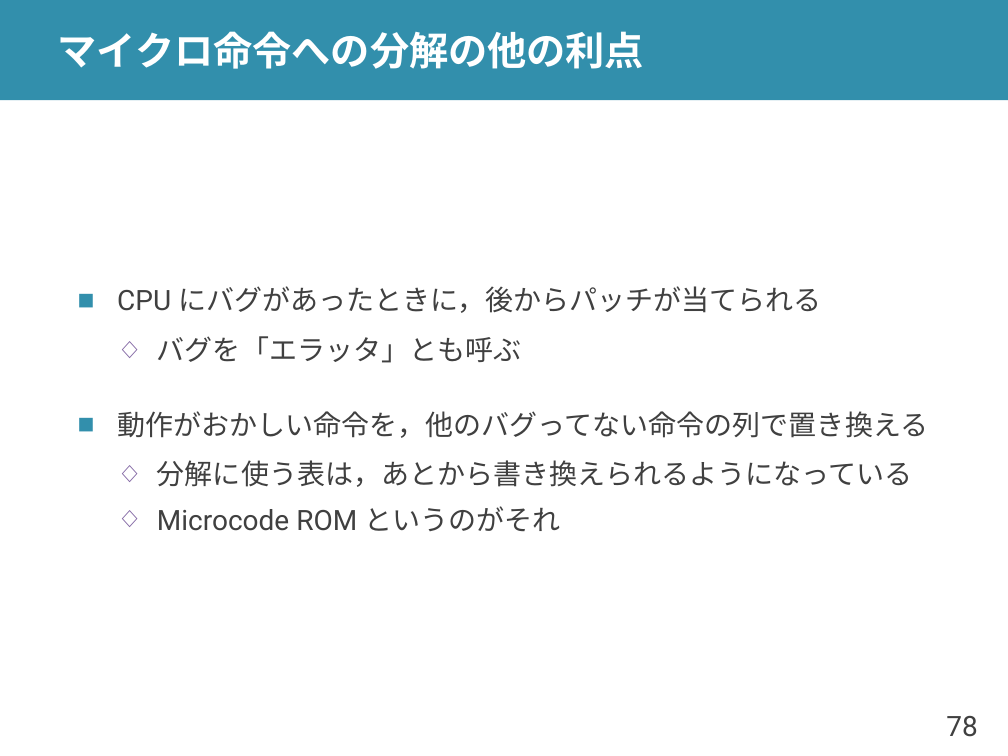
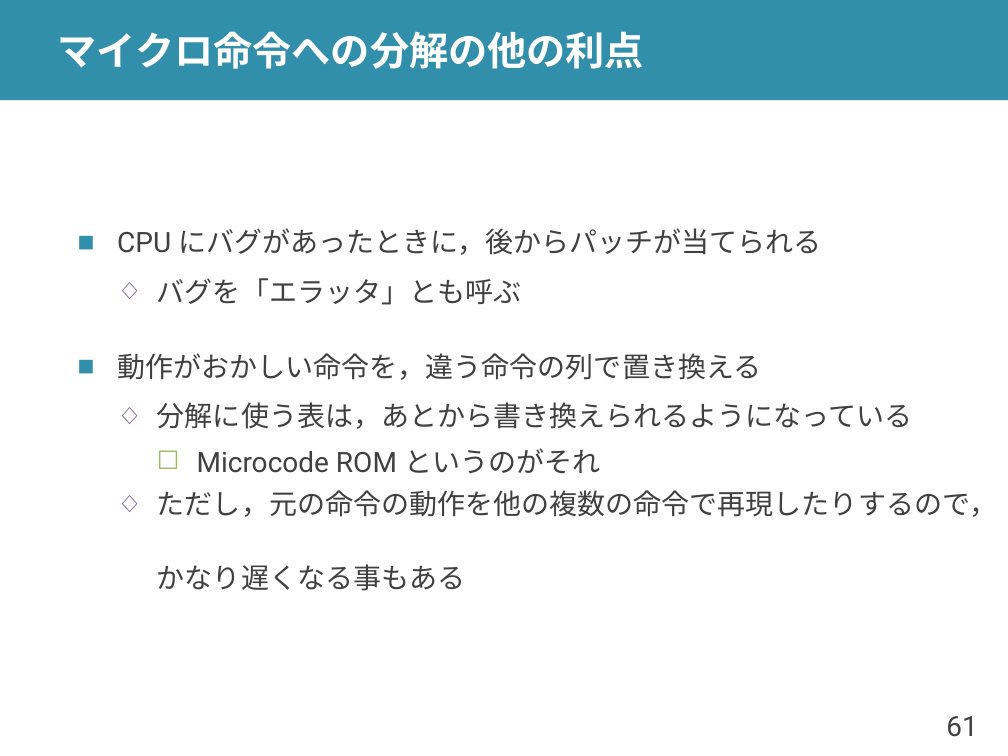
Before and after one commit to shioyadan/advanced-computer-organization, a slide deck: slide 61 of aco-shioya-04.pptx (slide 78 before the commit). Drawn at 1008x756 pixels with LibreOffice and Linux fonts; fonts in the diff are those of the drawing. Boxes give left, top, right and bottom in pixels: in the first picture for what was removed or moved away, otherwise in the second. Text is boxed around its words. In the diff, an @@ line names an element or a change of style, - is before the commit and + after.

```diff
--- a/aco-shioya-04.pptx
+++ b/aco-shioya-04.pptx
@@ text at [117, 353, 761, 380]: text changed @@
-■ 動作がおかしい命令を，他のバグってない命令の列で置き換える
+■ 動作がおかしい命令を，違う命令の列で置き換える
@@ text at [197, 448, 600, 473]: bullet ◇ to ☐; list level 2 to 3 in "Microcode ROM というのがそれ"; bullet colour #8064A2 to #9BBB59 @@
@@ text at [157, 490, 997, 591]: paragraph added @@
+  ◇ ただし，元の命令の動作を他の複数の命令で再現したりするので，
+    かなり遅くなる事もある
@@ page number at [946, 716, 977, 737]: text changed @@
-78
+61
```
Also in this commit, not shown: 13 other slides changed, 15 slides added, 11 slides removed, 2 other files.
